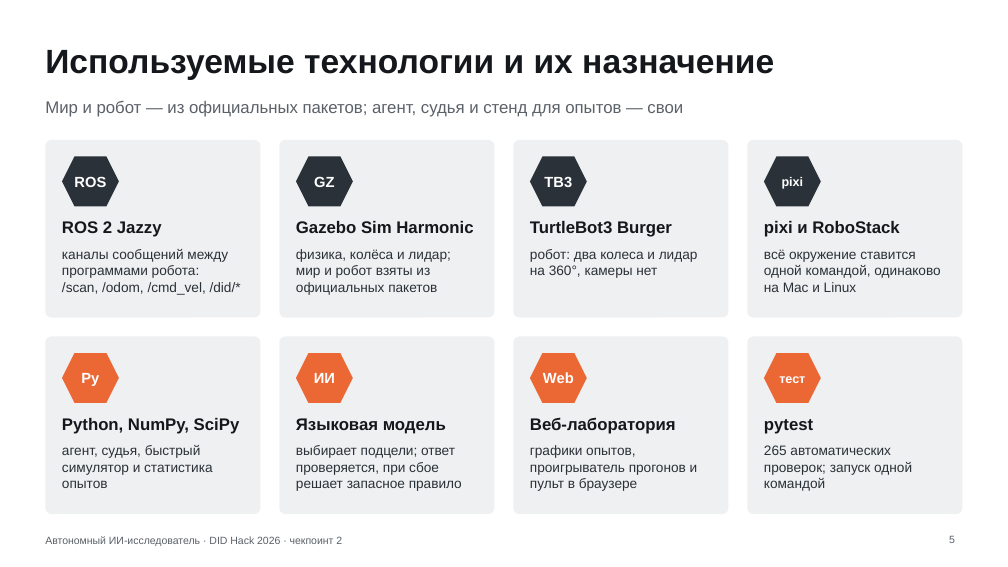
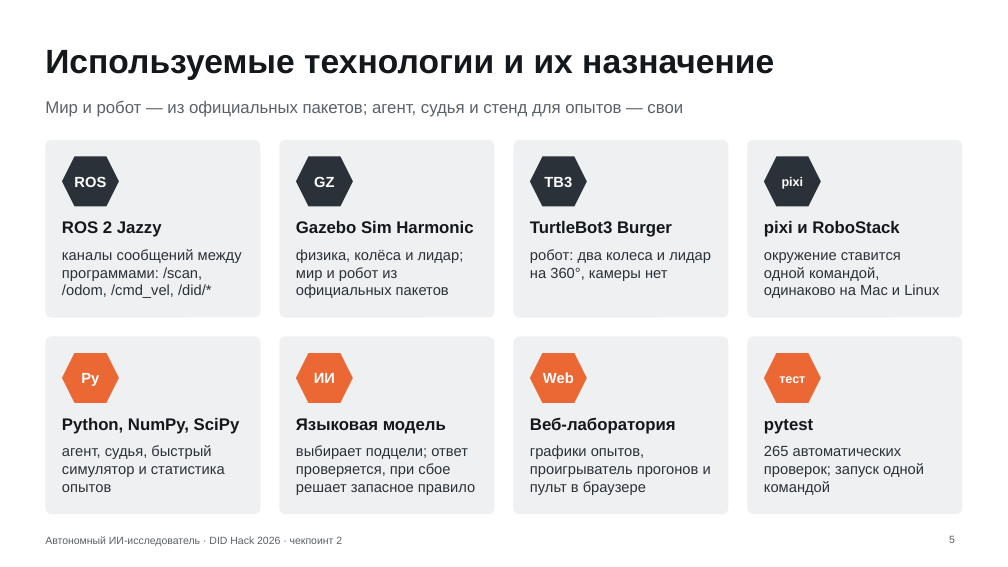
Before and after one commit to Mput13/did-hack, a slide deck: slide 5 of presentation/checkpoint2.pptx. Drawn at 1008x567 pixels with LibreOffice and Linux fonts; fonts in the diff are those of the drawing. Boxes give left, top, right and bottom in pixels: in the first picture for what was removed or moved away, otherwise in the second. Text is boxed around its words. In the diff, an @@ line names an element or a change of style, - is before the commit and + after.

```diff
--- a/presentation/checkpoint2.pptx
+++ b/presentation/checkpoint2.pptx
@@ text at box(62, 249, 242, 298): text changed; size 13 to 14 pt @@
-каналы сообщений между программами робота: /scan, /odom, /cmd_vel, /did/*
+каналы сообщений между программами: /scan, /odom, /cmd_vel, /did/*
@@ text at box(296, 249, 464, 298): text changed; size 13 to 14 pt @@
-физика, колёса и лидар; мир и робот взяты из официальных пакетов
+физика, колёса и лидар; мир и робот из официальных пакетов
@@ text at box(764, 252, 939, 298): text changed; size 13 to 14 pt @@
-всё окружение ставится одной командой, одинаково на Mac и Linux
+окружение ставится одной командой, одинаково на Mac и Linux
@@ size 13 to 14 pt in 5 elements at box(530, 249, 711, 281), box(62, 445, 225, 492), box(296, 445, 475, 495), box(530, 445, 711, 495), box(764, 445, 924, 495) @@
```
Also in this commit, not shown: 7 other slides changed, 31 other files.
